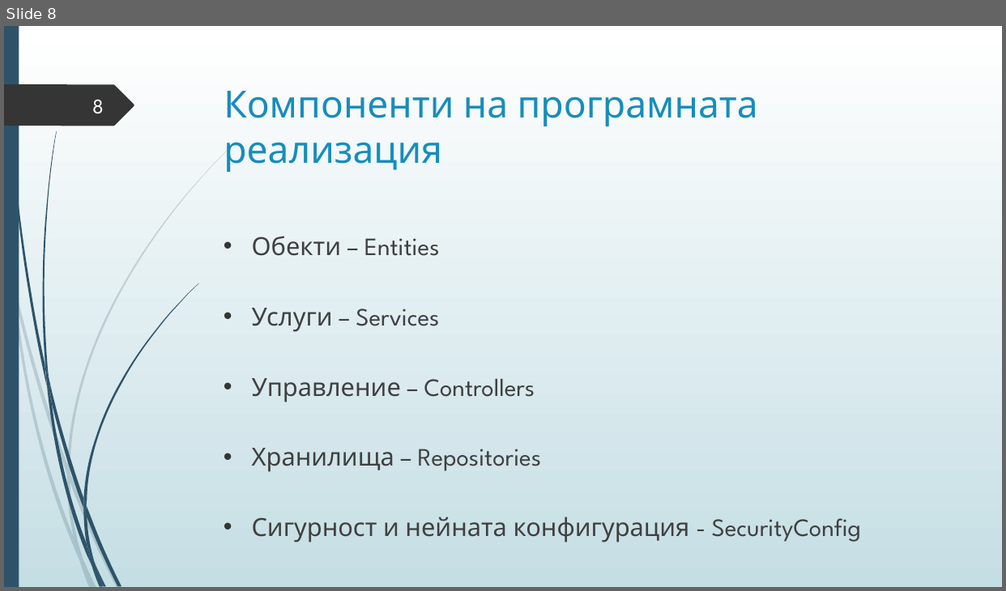
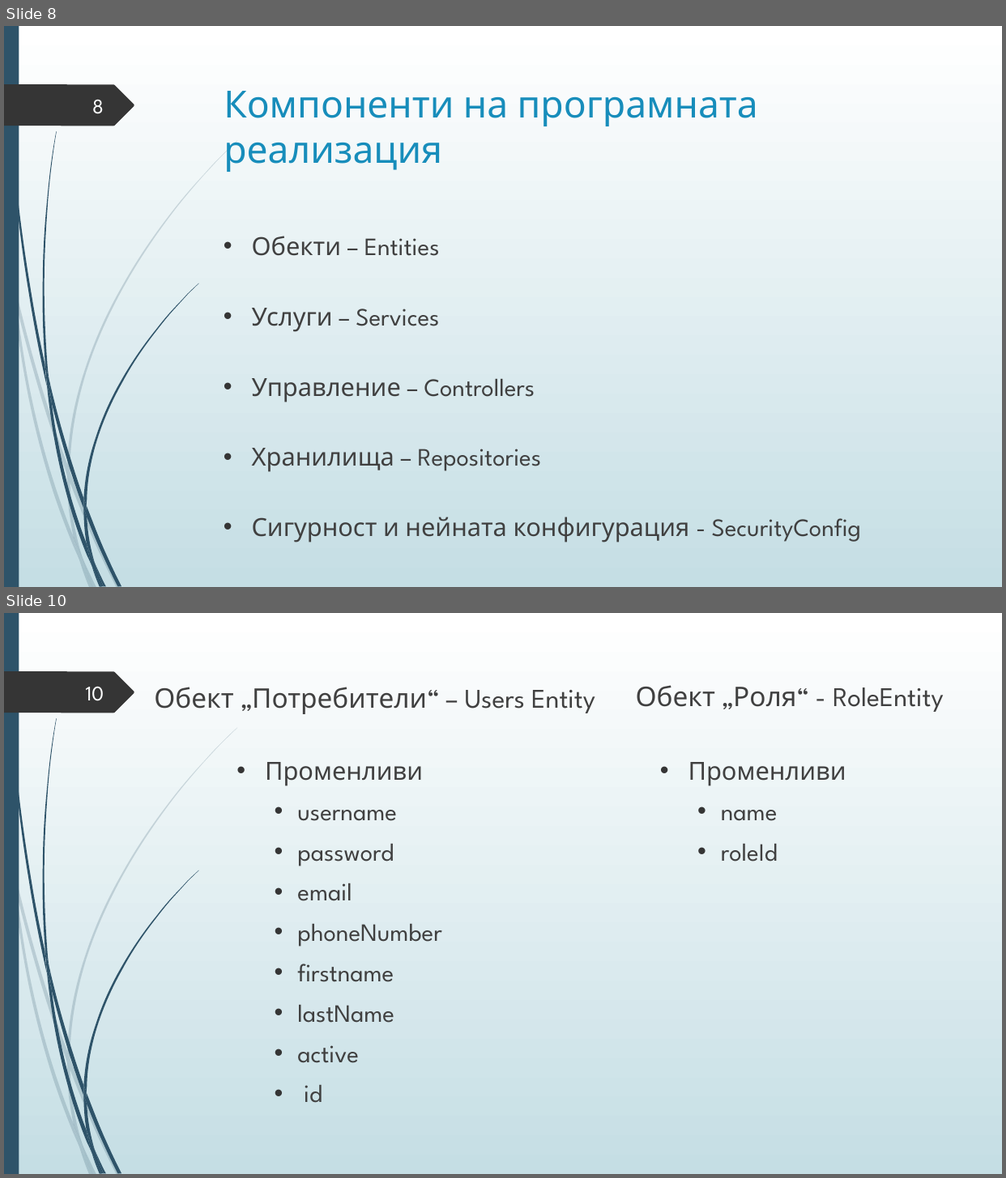
Before and after one commit to Izabel96/PlayingFieldReservations, a slide deck: Дипломна защита.pptx. Shown one above the other, each under a label of ours: slide 8 before the commit, slides 8 and 10 after it; the slides between them are not shown. The pictures are 1006x591 and 1006x1178 pixels, drawn with LibreOffice and Linux fonts; fonts in the diff are those of the drawing. Boxes give left, top, right and bottom in pixels: in the first picture for what was removed or moved away, otherwise in the second. Text is boxed around its words. In the diff, an @@ line names an element or a change of style, - is before the commit and + after.

```diff
--- a/Дипломна защита.pptx
+++ b/Дипломна защита.pptx
@@ slide 10 added at box(4, 613, 1002, 1174), background gradient #FFFFFF to #C5DEE5; not listed: 24 template elements that a slide beside it also shows @@
@@ text added at box(636, 685, 944, 712), 26 pt, text #404040 @@
+Обект „Роля“ - RoleEntity
@@ page number added at box(86, 686, 104, 701), 20 pt, text #FEFFFF @@
+10
@@ text added at box(154, 687, 595, 714), 26 pt, text #404040 @@
+Обект „Потребители“ – Users Entity
@@ text added at box(265, 762, 441, 1103), 24 pt, text #404040 @@
+• Променливи
+  • username
+  • password
+  • email
+  • phoneNumber
+  • firstname
+  • lastName
+  • active
+  • id
@@ text added at box(688, 762, 846, 862), 24 pt, text #404040 @@
+• Променливи
+  • name
+  • roleId
```
Also in this commit, not shown: 22 other slides added.
